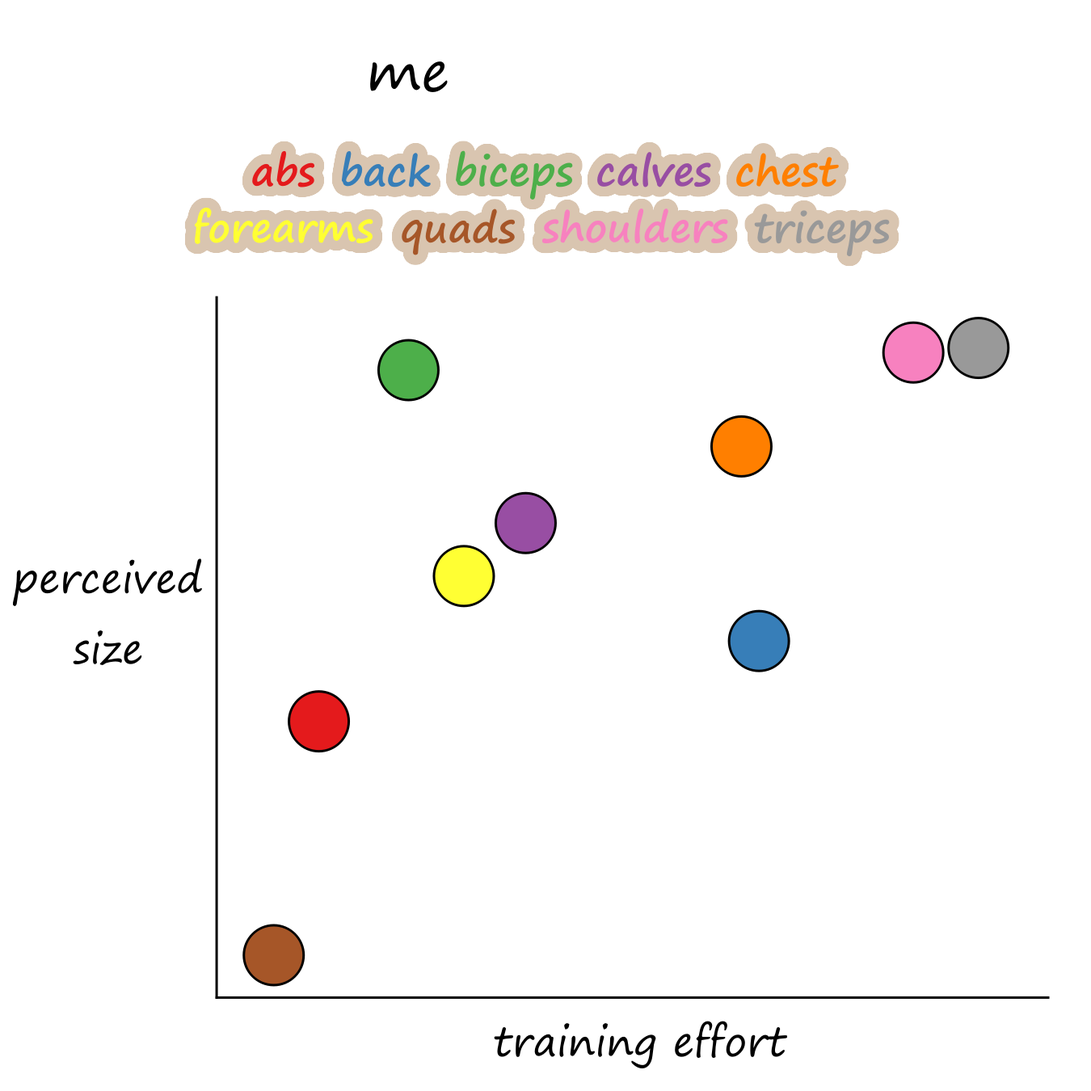
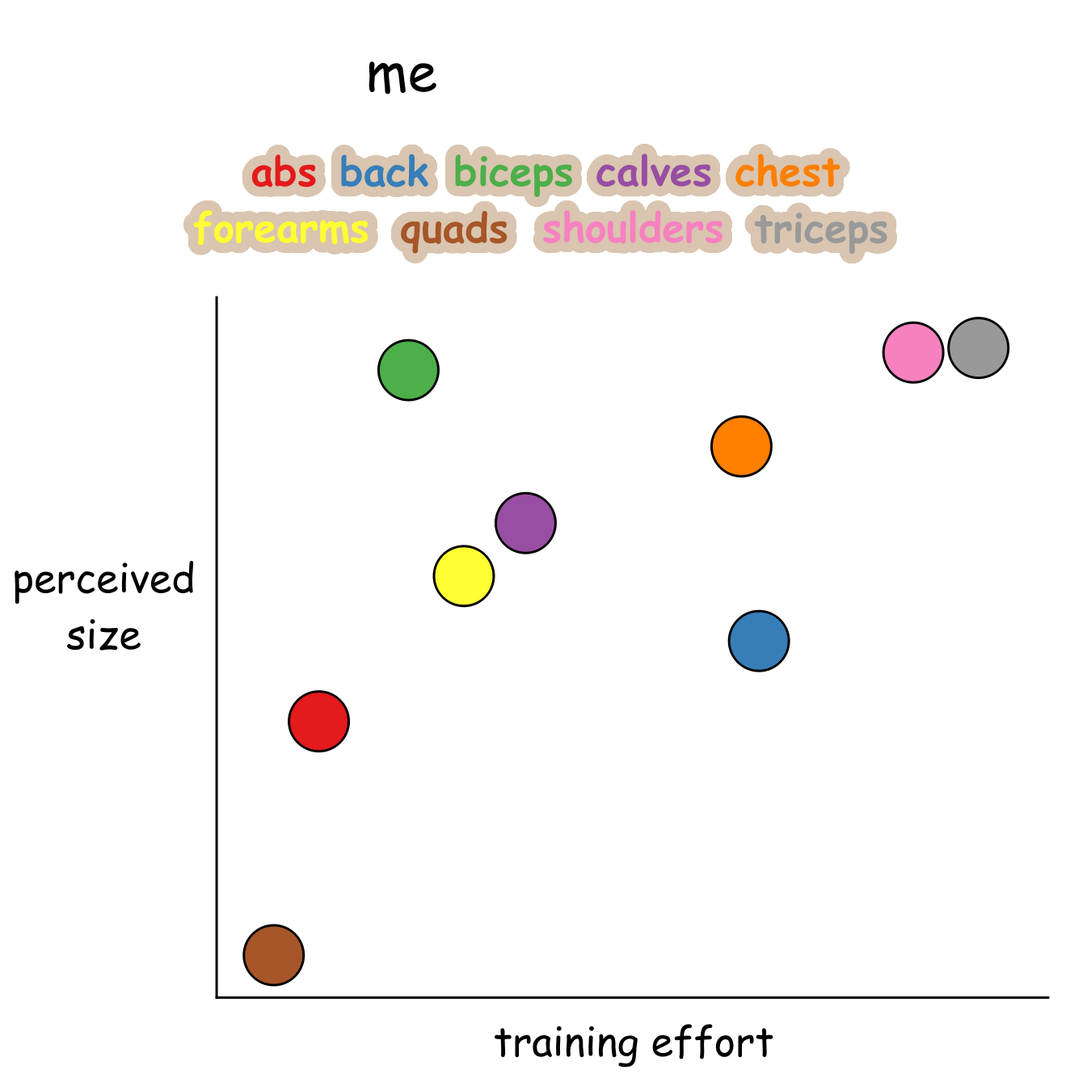
Layers edited between the first and the second (1091, 1091) image:
pixels changed over [left=12, top=61, right=900, bottom=1069] (layer not identified)
